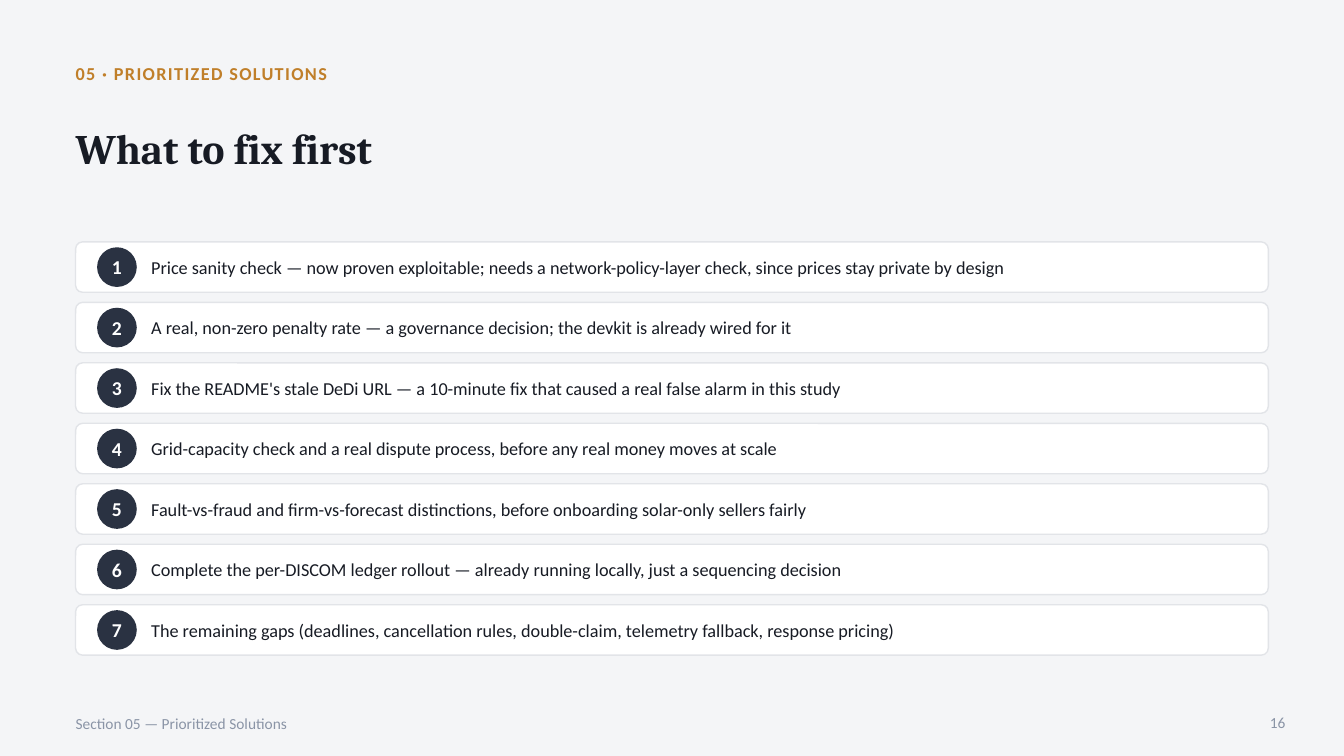
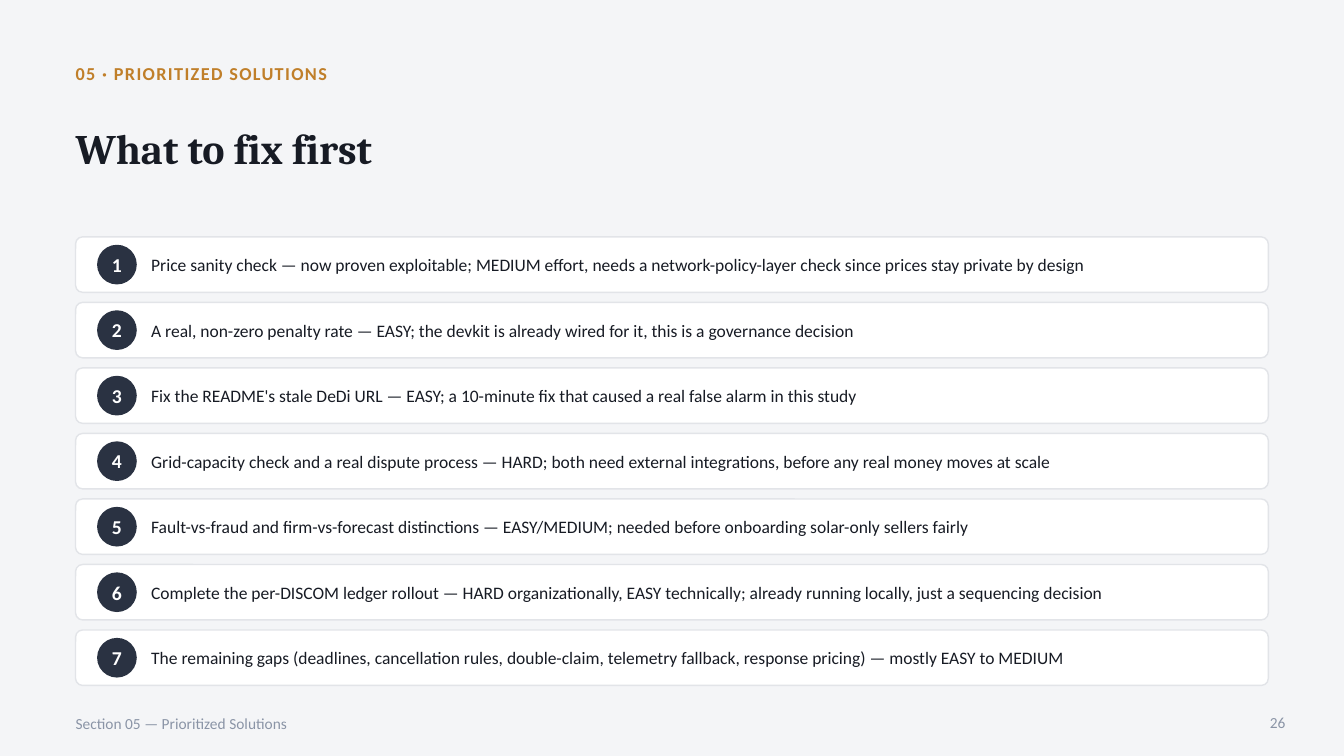
Before and after one commit to Sanjay-dev22/personal-deg, a slide deck: slide 26 of p2p-energy-trading-review/P2P-Energy-Trading-Software-Gaps.pptx (slide 16 before the commit). Drawn at 1344x756 pixels with LibreOffice and Linux fonts; fonts in the diff are those of the drawing. Boxes give left, top, right and bottom in pixels: in the first picture for what was removed or moved away, otherwise in the second. Text is boxed around its words. In the diff, an @@ line names an element or a change of style, - is before the commit and + after.

```diff
--- a/p2p-energy-trading-review/P2P-Energy-Trading-Software-Gaps.pptx
+++ b/p2p-energy-trading-review/P2P-Energy-Trading-Software-Gaps.pptx
@@ rounded rectangle: place and size @@
-rounded rectangle at [76,242,1268,292]
+rounded rectangle at [76,237,1268,292]
@@ text at [151,259,1084,274]: text changed; size 13 to 12.5 pt @@
-Price sanity check — now proven exploitable; needs a network-policy-layer check, since prices stay private by design
+Price sanity check — now proven exploitable; MEDIUM effort, needs a network-policy-layer check since prices stay private by design
@@ rounded rectangle: place and size @@
-rounded rectangle at [76,302,1268,353]
+rounded rectangle at [76,302,1268,358]
@@ text at [151,325,854,340]: text changed; size 13 to 12.5 pt @@
-A real, non-zero penalty rate — a governance decision; the devkit is already wired for it
+A real, non-zero penalty rate — EASY; the devkit is already wired for it, this is a governance decision
@@ rounded rectangle: place and size @@
-rounded rectangle at [76,363,1268,413]
+rounded rectangle at [76,368,1268,423]
@@ text "3": place and size @@
-text "3" at [112,382,122,395]
+text "3" at [112,390,122,403]
@@ ellipse: place and size @@
-ellipse at [98,369,136,407]
+ellipse at [98,376,136,414]
@@ text at [151,390,857,405]: text changed; size 13 to 12.5 pt @@
-Fix the README's stale DeDi URL — a 10-minute fix that caused a real false alarm in this study
+Fix the README's stale DeDi URL — EASY; a 10-minute fix that caused a real false alarm in this study
@@ rounded rectangle: place and size @@
-rounded rectangle at [76,423,1268,474]
+rounded rectangle at [76,434,1268,489]
@@ text "4": place and size @@
-text "4" at [112,443,122,456]
+text "4" at [112,455,122,468]
@@ ellipse: place and size @@
-ellipse at [98,430,136,468]
+ellipse at [98,442,136,480]
@@ text at [151,456,1050,471]: text changed; size 13 to 12.5 pt @@
-Grid-capacity check and a real dispute process, before any real money moves at scale
+Grid-capacity check and a real dispute process — HARD; both need external integrations, before any real money moves at scale
@@ rounded rectangle: place and size @@
-rounded rectangle at [76,484,1268,534]
+rounded rectangle at [76,499,1268,555]
@@ text at [151,521,968,536]: text changed; size 13 to 12.5 pt @@
-Fault-vs-fraud and firm-vs-forecast distinctions, before onboarding solar-only sellers fairly
+Fault-vs-fraud and firm-vs-forecast distinctions — EASY/MEDIUM; needed before onboarding solar-only sellers fairly
@@ rounded rectangle: place and size @@
-rounded rectangle at [76,544,1268,595]
+rounded rectangle at [76,565,1268,620]
@@ 2 texts, 2 ellipses: place and size @@
-2 texts, 2 ellipses at [98,490,136,589]
+2 texts, 2 ellipses at [98,508,136,611]
@@ text at [151,587,1102,602]: text changed; size 13 to 12.5 pt @@
-Complete the per-DISCOM ledger rollout — already running locally, just a sequencing decision
+Complete the per-DISCOM ledger rollout — HARD organizationally, EASY technically; already running locally, just a sequencing decision
@@ proportions changed in 7 elements at [76,237,1268,292], [76,302,1268,358], [76,368,1268,423], [76,434,1268,489], [76,499,1268,555], [76,565,1268,620], [76,630,1268,686] @@
@@ rounded rectangle: place and size @@
-rounded rectangle at [76,605,1268,655]
+rounded rectangle at [76,630,1268,686]
@@ text "7": place and size @@
-text "7" at [112,624,122,637]
+text "7" at [112,652,122,665]
@@ ellipse: place and size @@
-ellipse at [98,611,136,649]
+ellipse at [98,638,136,677]
@@ text at [151,651,1063,667]: text changed; size 13 to 12.5 pt @@
-The remaining gaps (deadlines, cancellation rules, double-claim, telemetry fallback, response pricing)
+The remaining gaps (deadlines, cancellation rules, double-claim, telemetry fallback, response pricing) — mostly EASY to MEDIUM
@@ page number at [1270,718,1286,728]: text changed @@
-16
+26
```
Also in this commit, not shown: 4 other slides changed, 13 slides added, 3 slides removed, 1 other file.
